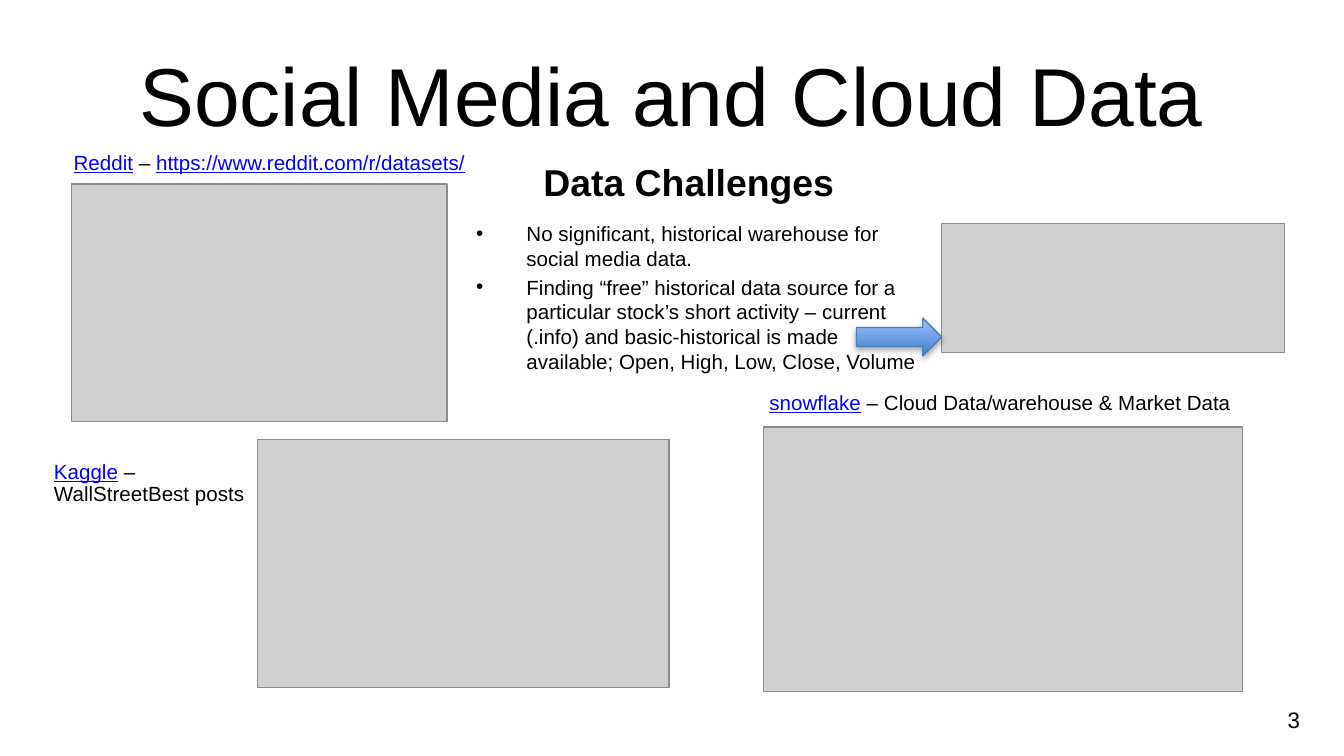
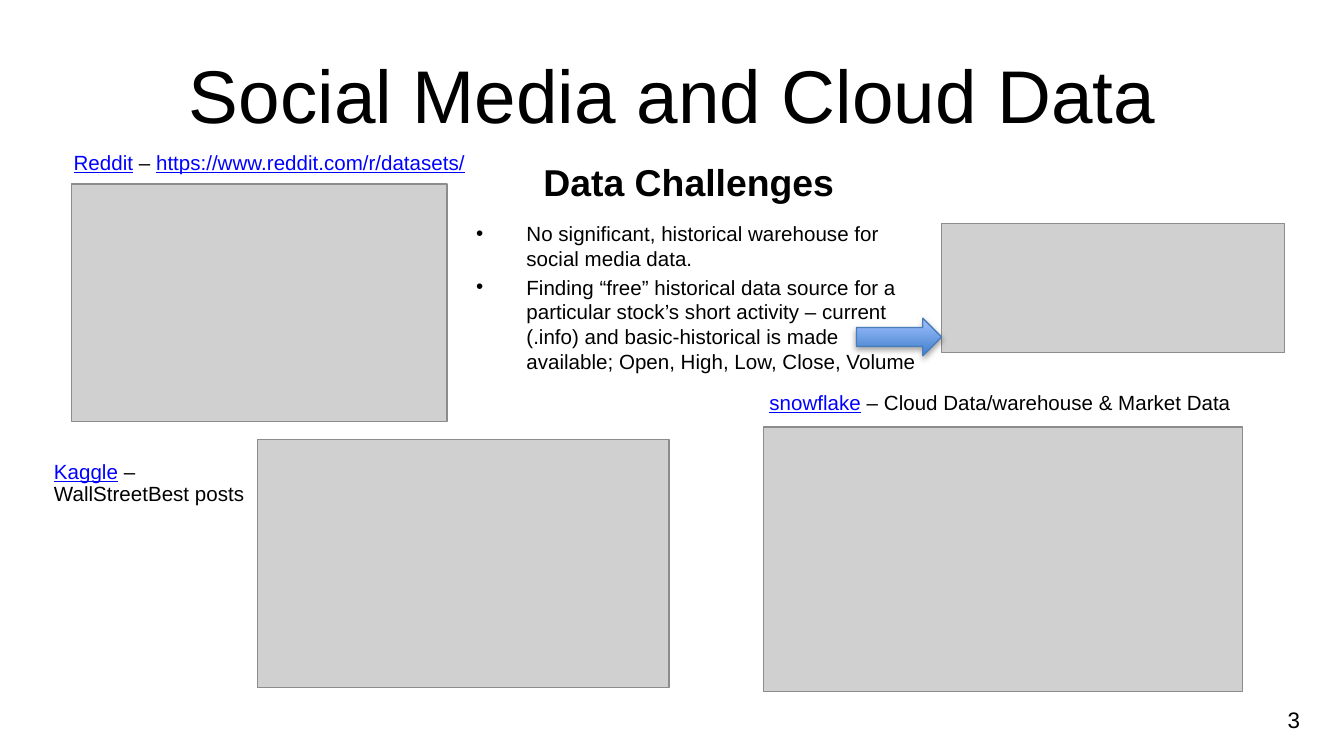
Before and after one commit to CCC-GH/FinalProject-Stock, a slide deck: slide 4 of NU-FinalProject_Stocks.pptx. Drawn at 1344x756 pixels with LibreOffice and Linux fonts; fonts in the diff are those of the drawing; grey boxes stand for pictures; background and template pictures are left out. Boxes give left, top, right and bottom in pixels: in the first picture for what was removed or moved away, otherwise in the second. Text is boxed around its words. In the diff, an @@ line names an element or a change of style, - is before the commit and + after.

```diff
--- a/NU-FinalProject_Stocks.pptx
+++ b/NU-FinalProject_Stocks.pptx
@@ title "Social Media and Cloud Data" at (x1=189, y1=69, x2=1156, y2=124): size 44 to 40 pt @@
```
Also in this commit, not shown: 6 other slides changed.
